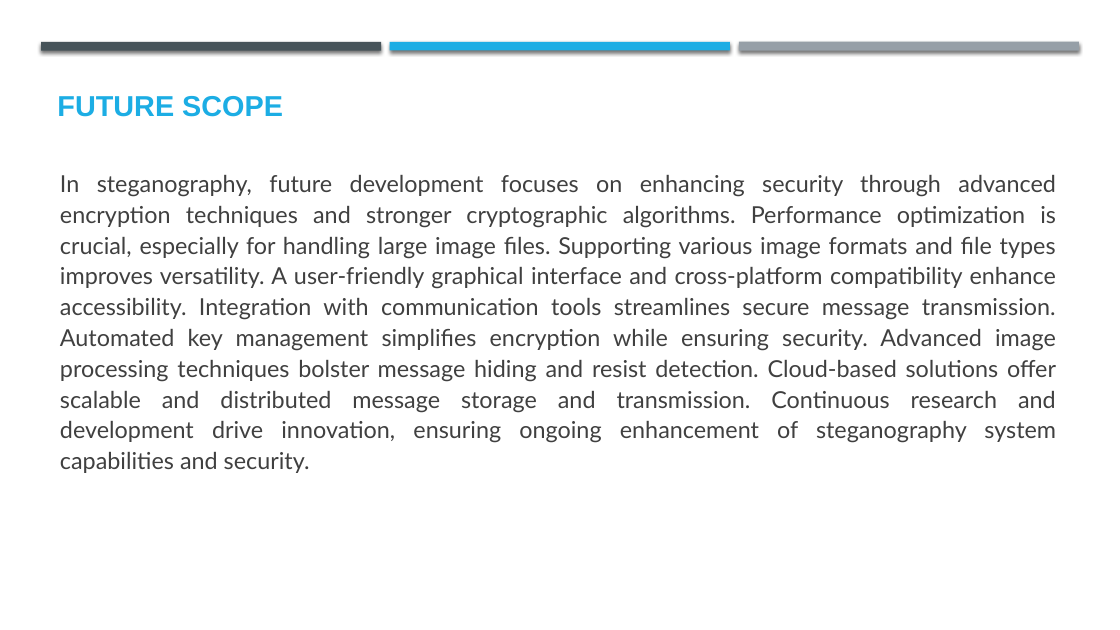
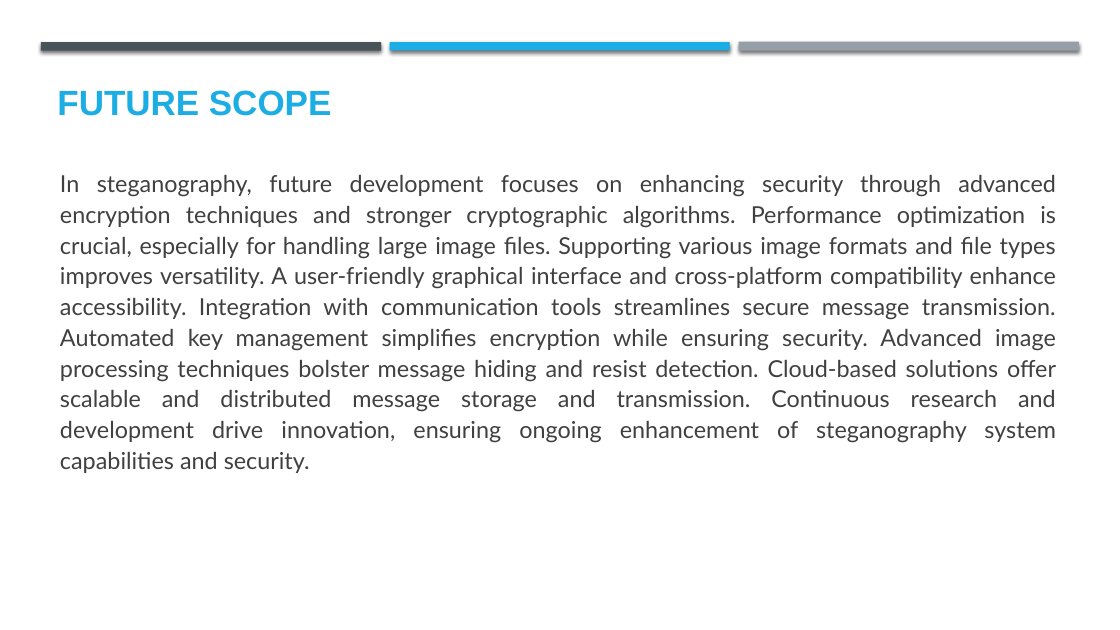
Before and after one commit to mdriz22/EDUNET-NAAN-MUDHALVAN, a slide deck: slide 9 of Steganography/Project template .pptx. Drawn at 1120x630 pixels with LibreOffice and Linux fonts; fonts in the diff are those of the drawing; background and template pictures are left out. Boxes give left, top, right and bottom in pixels: in the first picture for what was removed or moved away, otherwise in the second. Text is boxed around its words. In the diff, an @@ line names an element or a change of style, - is before the commit and + after.

```diff
--- a/Steganography/Project template .pptx
+++ b/Steganography/Project template .pptx
@@ text "FUTURE SCOPE" at box(57, 90, 331, 116): size 24.6 to 30.1 pt @@
```
Also in this commit, not shown: 6 other slides changed, 1 slide added, 1 slide removed, 4 other files.
